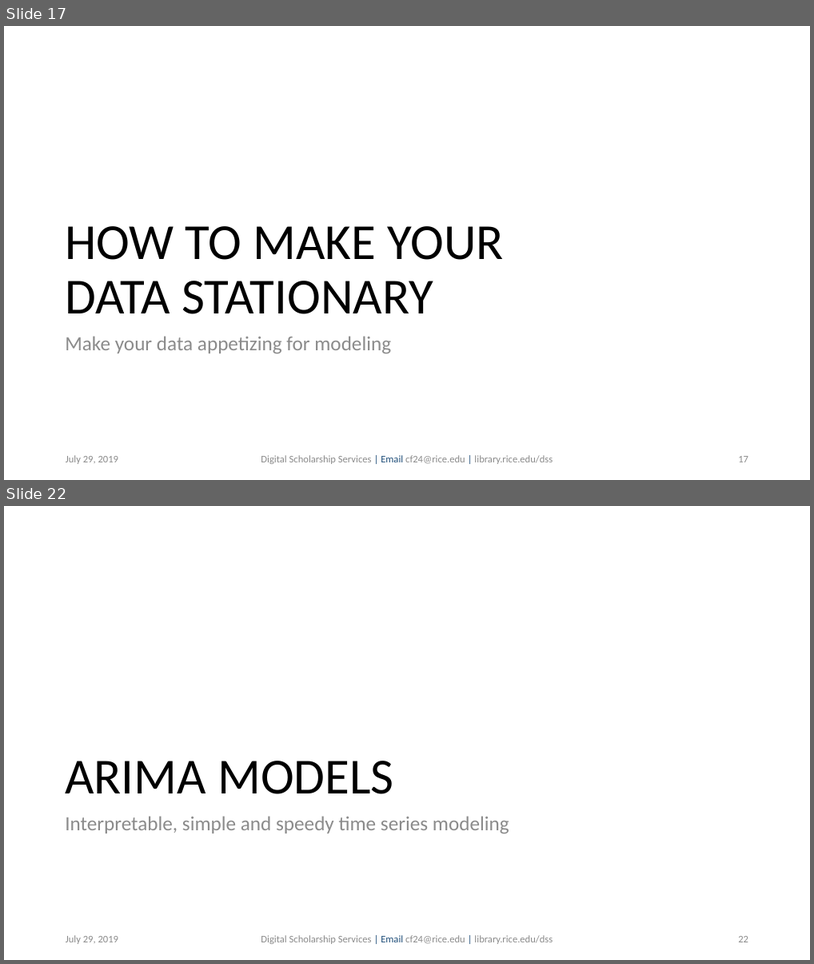
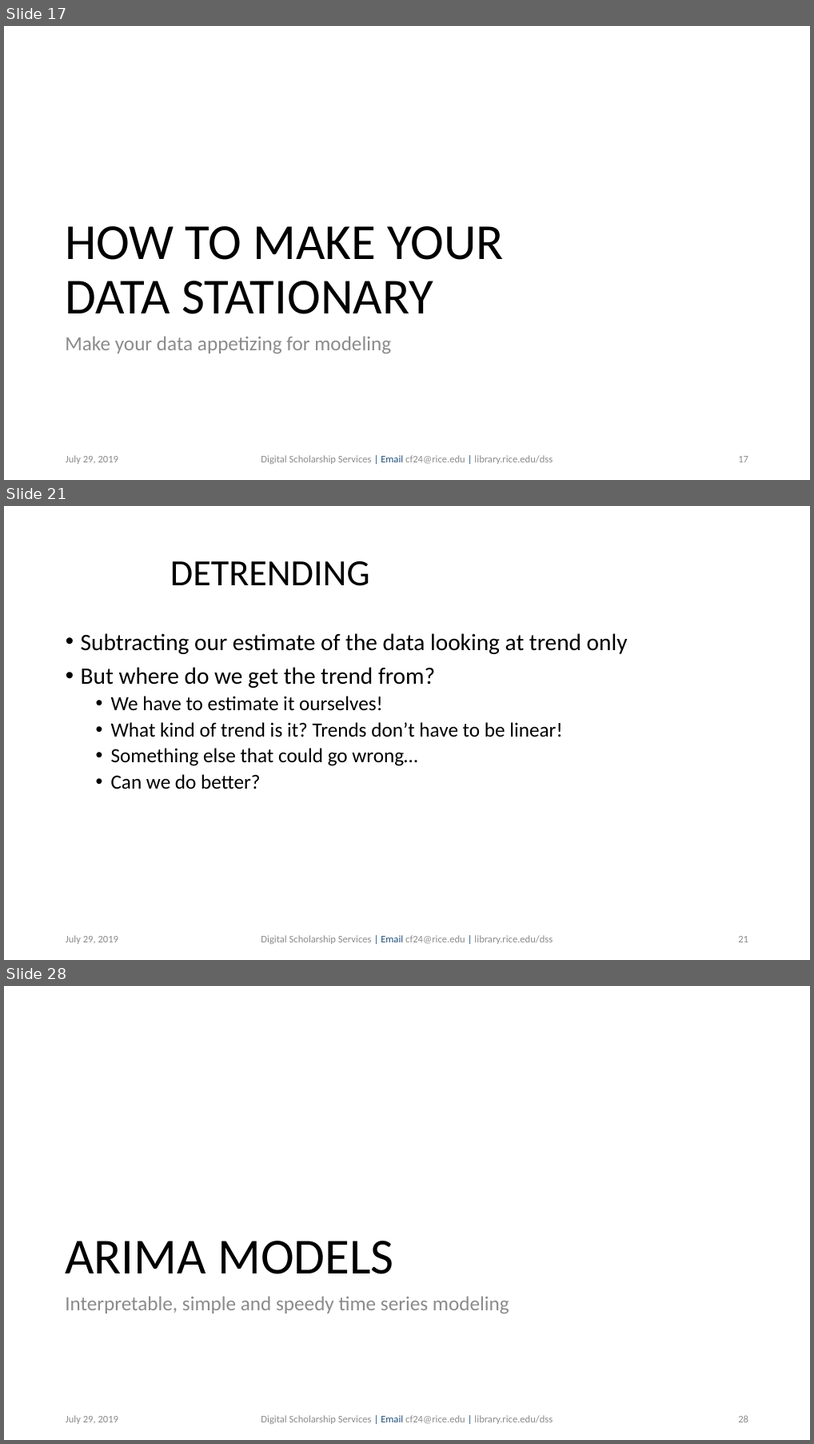
Before and after one commit to bakitybacon/rice-data-and-donuts, a slide deck: tsa/Introduction to Time Series Analysis.pptx. Shown one above the other, each under a label of ours: slides 17 and 22 before the commit, slides 17, 21 and 28 after it; the slides between them are not shown. The pictures are 814x964 and 814x1444 pixels, drawn with LibreOffice and Linux fonts; fonts in the diff are those of the drawing; background and template pictures are left out. Boxes give left, top, right and bottom in pixels: in the first picture for what was removed or moved away, otherwise in the second. Text is boxed around its words. In the diff, an @@ line names an element or a change of style, - is before the commit and + after.

```diff
--- a/tsa/Introduction to Time Series Analysis.pptx
+++ b/tsa/Introduction to Time Series Analysis.pptx
@@ slide 21 added at bbox=[4, 506, 810, 960], background #FFFFFF @@
@@ title added at bbox=[170, 561, 370, 586], 44 pt, text #000000 @@
+DETRENDING
@@ text added at bbox=[81, 633, 628, 788], 24 pt, text #000000 @@
+• Subtracting our estimate of the data looking at trend only
+• But where do we get the trend from?
+  • We have to estimate it ourselves!
+  • What kind of trend is it? Trends don’t have to be linear!
+  • Something else that could go wrong…
+  • Can we do better?
@@ text added at bbox=[66, 935, 119, 944], 12 pt, text #8C8C8C @@
+July 29, 2019
@@ text added at bbox=[261, 935, 553, 944], 12 pt, text #8C8C8C @@
+Digital Scholarship Services | Email cf24@rice.edu | library.rice.edu/dss
@@ page number added at bbox=[738, 936, 749, 942], 12 pt, text #8C8C8C @@
+21
@@ what was slide 22 is now slide 28 @@
@@ page number at bbox=[738, 1415, 749, 1422]: text changed @@
-22
+28
```
Also in this commit, not shown: 6 slides changed, 11 other slides added.
